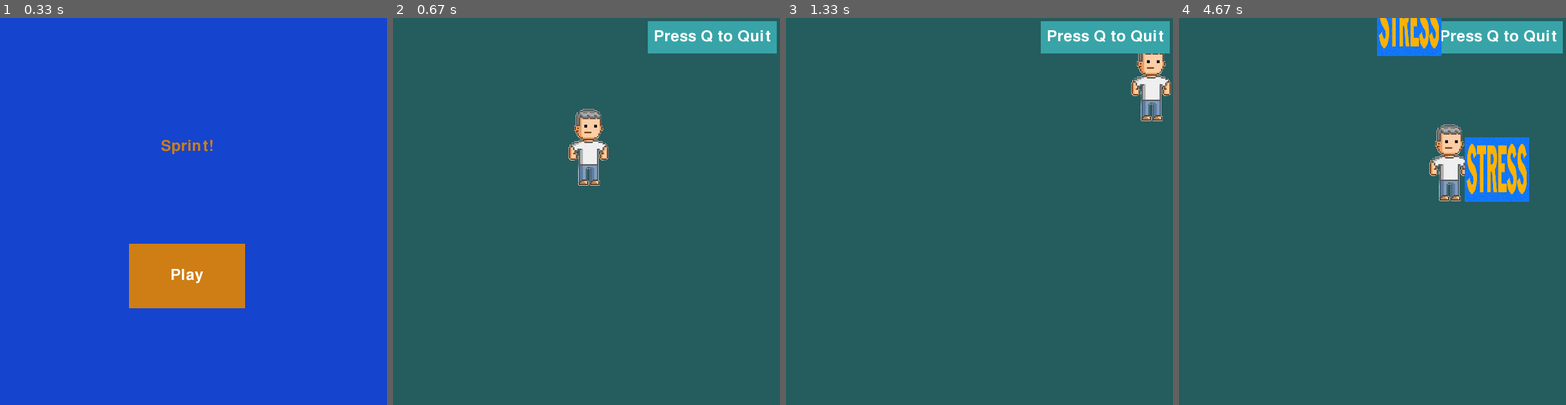
Above: before the commit, frames 1-4 (left to right).
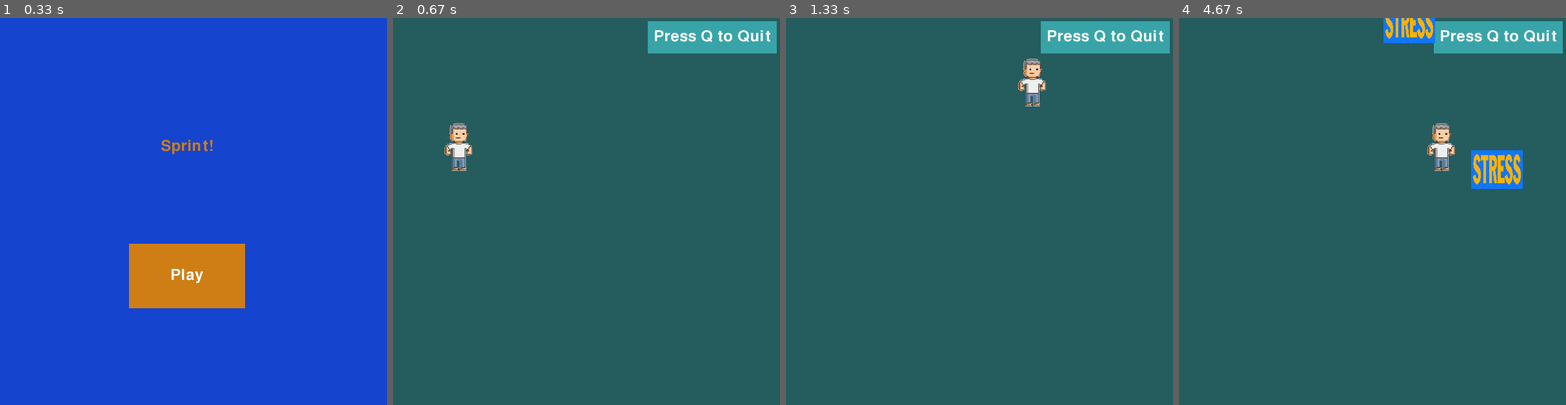
Above: after the commit, the same moments.

Repository: takanu10/pygame
Game: pygame game, started from sprint.py
The game is run twice, just before and just after one commit, with the same random seed, the same clock (stepped at 60 frames per second) and the same inputs.
Inputs (mouse positions are in pixels of both pictures, inside the frame that each line leads up to):
- Up to frame 1 (0.33 s): no input
- Up to frame 2 (0.67 s): click (578, 277) at 0.38 s
- Up to frame 3 (1.33 s): hold Right 0.67-1.13 s; hold Up from 1.17 s (still down)
- Up to frame 4 (4.67 s): release Up at 1.47 s; hold Right 1.5-1.97 s; hold Left 2-2.53 s; hold Down 2.57-2.87 s; hold Left 2.9-3.3 s; hold Up 3.33-3.7 s; hold Right 3.73-4.37 s; hold Down from 4.4 s (still down)

Frame 1 is identical in both runs. In frame 2, 1.9% of the frame differs, in the area x 13-56%, y 23-44%; in frame 3, 1.7%; in frame 4, 5.0%, in the area x 51-91%, y 0-48%.

Commit message:
adjusted player + enemy sizes

Diff:
--- a/components/enemy.py
+++ b/components/enemy.py
@@ -8,7 +8,7 @@
     def __init__(self):
         super().__init__()
         image = pygame.image.load("./images/enemy.png")
-        self.image = pygame.transform.scale(image, (100,100))
+        self.image = pygame.transform.scale(image, (80,60))
         self.rect = self.image.get_rect(
             center=(
             random.randint(600 + 20, 600 + 100),
--- a/components/player.py
+++ b/components/player.py
@@ -6,7 +6,9 @@
 
     def __init__(self, pos, **kwargs):
         super().__init__(**kwargs)
-        self.image = pygame.image.load("./images/human.png")
+        image = pygame.image.load("./images/human.png")
+        self.image = pygame.transform.scale(image, (50,80))
+
         #self.image = pygame.Surface((100, 100))
         # self.surf.set_colorkey((255, 255, 255), RLEACCEL)
         self.rect = self.image.get_rect()
--- a/screens/game.py
+++ b/screens/game.py
@@ -14,7 +14,7 @@
         super().__init__(*args, **kwargs)
 
         # Create the main player
-        self.player = Player((300,200), limits=self.rect)
+        self.player = Player((100,200), limits=self.rect)
         self.quit = TextBox(
             (200, 50), "Press Q to Quit", color=(255,255,255), bgcolor=(56, 164, 168)
         )
